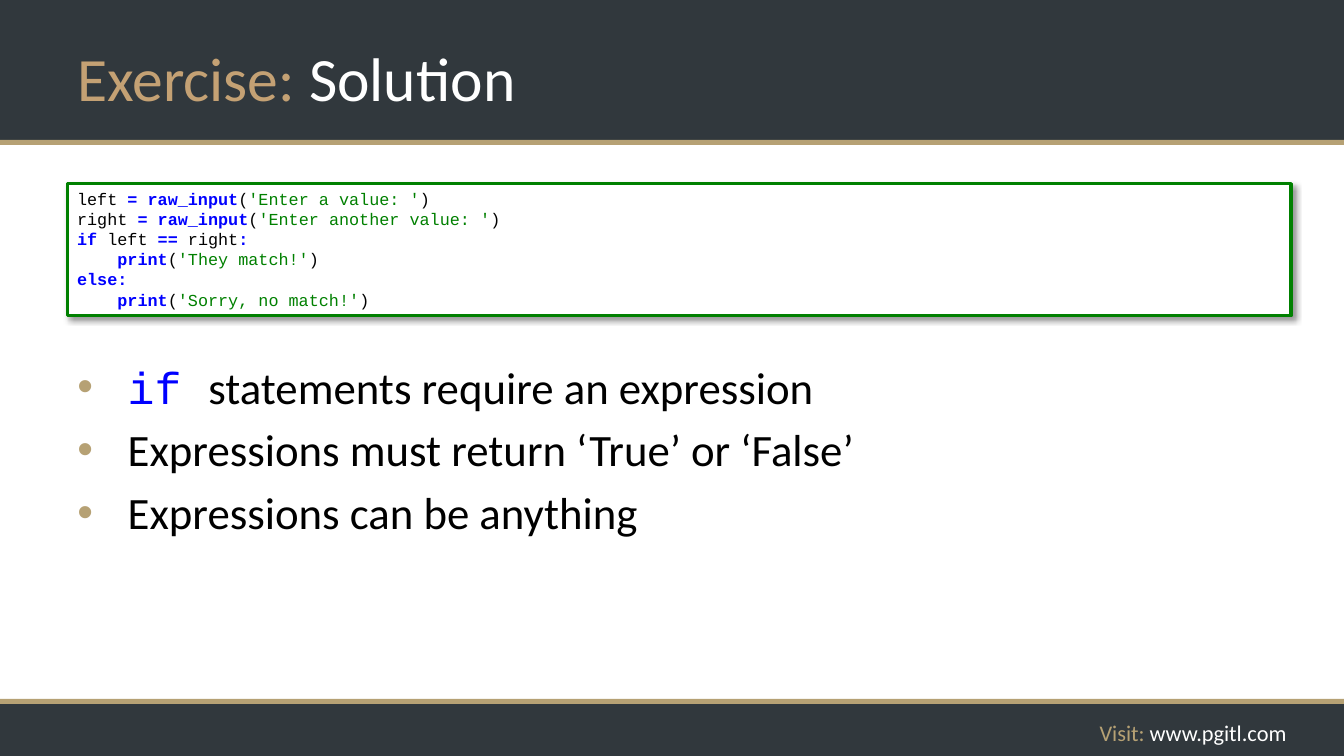
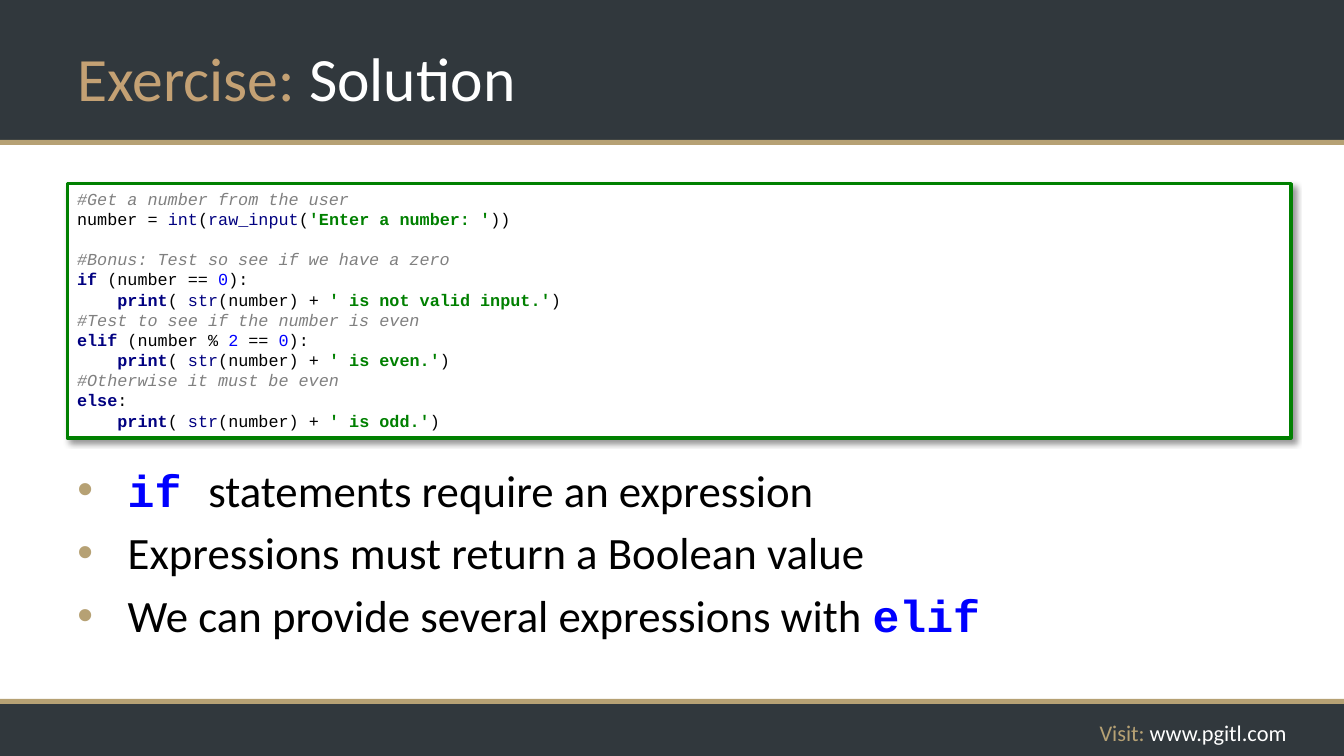
Before and after one commit to rikkouri/project-a, a slide deck: slide 98 of Programming Foundations.pptx. Drawn at 1344x756 pixels with LibreOffice and Linux fonts; fonts in the diff are those of the drawing; background and template pictures are left out. Boxes give left, top, right and bottom in pixels: in the first picture for what was removed or moved away, otherwise in the second. Text is boxed around its words. In the diff, an @@ line names an element or a change of style, - is before the commit and + after.

```diff
--- a/Programming Foundations.pptx
+++ b/Programming Foundations.pptx
@@ rectangle "#Get a number from the ...": place and size @@
-rectangle "#Get a number from the ..." at box(68, 184, 1292, 316)
+rectangle "#Get a number from the ..." at box(68, 184, 1292, 438)
@@ text in rectangle at box(77, 193, 561, 431): text changed; text colour #008000 to #808080 @@
-left = raw_input('Enter a value: ')
-right = raw_input('Enter another value: ')
-if left == right:
-print('They match!')
-else:
-print('Sorry, no match!')
+#Get a number from the user
+number = int(raw_input('Enter a number: '))
+#Bonus: Test so see if we have a zero
+if (number == 0):
+print( str(number) + ' is not valid input.')
+#Test to see if the number is even
+elif (number % 2 == 0):
+print( str(number) + ' is even.')
+#Otherwise it must be even
+else:
+print( str(number) + ' is odd.')
@@ text "if statements require an expression": place and size @@
-text "if statements require an expression" at box(128, 372, 853, 537)
+text "if statements require an expression" at box(128, 475, 981, 640)
@@ text at box(128, 475, 813, 515): bold on in "if" @@
@@ text at box(128, 538, 981, 640): text changed @@
-• Expressions must return ‘True’ or ‘False’
-• Expressions can be anything
+• Expressions must return a Boolean value
+• We can provide several expressions with elif
```
Also in this commit, not shown: 5 other slides changed, 1 slide added, 1 slide removed.
